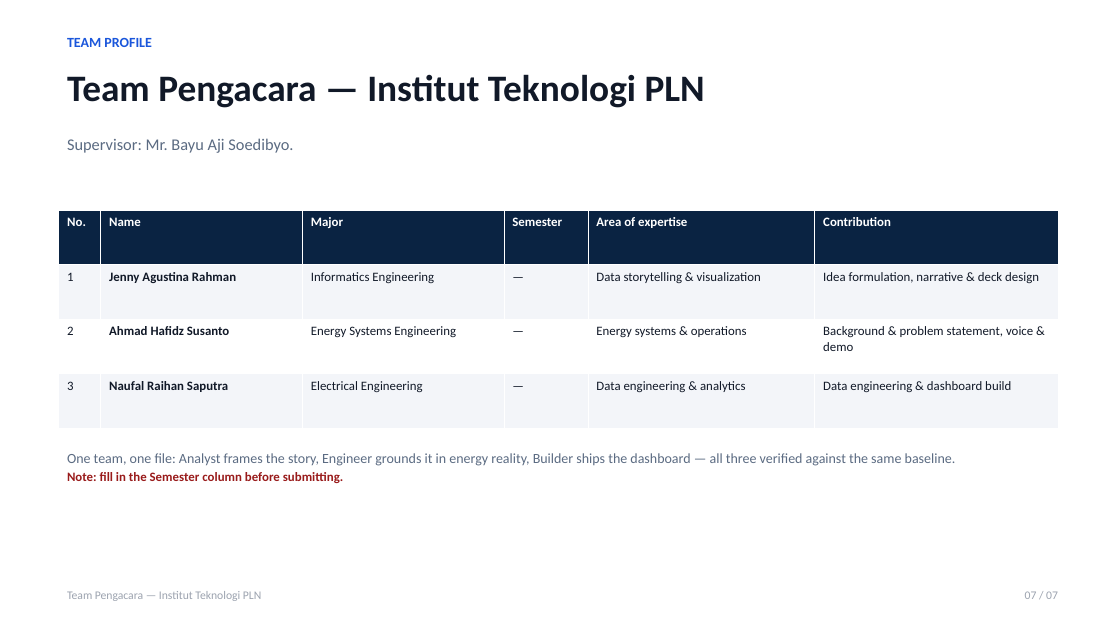
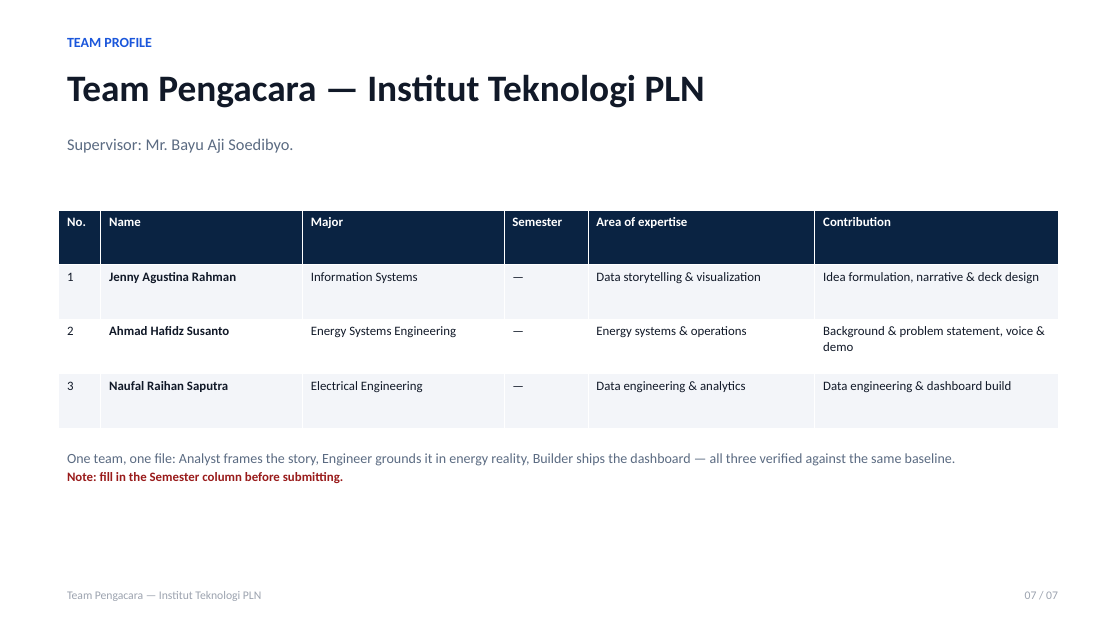
Before and after one commit to naufalraihans/lomba-caliber, a slide deck: slide 7 of submission/03_presentation.pptx. Drawn at 1120x630 pixels with LibreOffice and Linux fonts; fonts in the diff are those of the drawing. Boxes give left, top, right and bottom in pixels: in the first picture for what was removed or moved away, otherwise in the second. Text is boxed around its words. In the diff, an @@ line names an element or a change of style, - is before the commit and + after.

Commit message:
fix team profile: Jenny major Information Systems

```diff
--- a/submission/03_presentation.pptx
+++ b/submission/03_presentation.pptx
@@ table at bbox=[59, 210, 1059, 429] @@
-row 2, column 3: Informatics Engineering
+row 2, column 3: Information Systems
```
Also in this commit, not shown: 1 other file.
